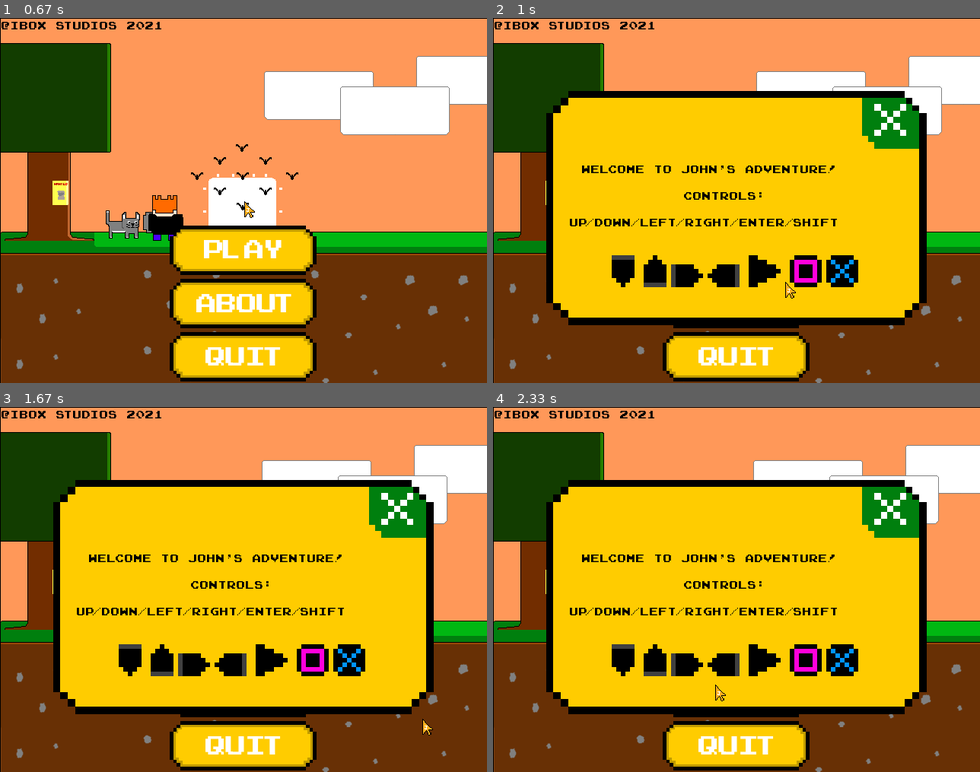
Above: before the commit, frames 1-4 (two rows, left to right).
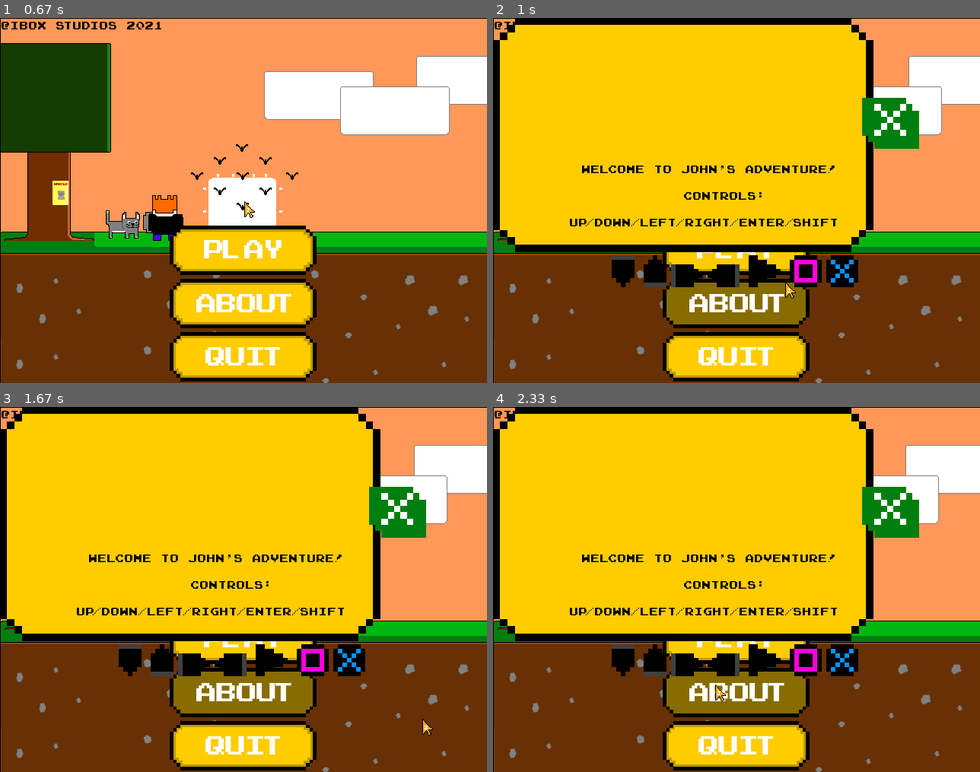
Above: after the commit, the same moments.

Repository: Marios325346/John-sAdventure
Game: pygame game, started from John-s-adventure-/JohnGame/main.py
Same seed, same stepped clock (60 frames per second), same inputs: the game is played once before the commit and once after it.
Inputs (mouse positions are in pixels of both pictures, inside the frame that each line leads up to):
- Up to frame 1 (0.67 s): click (243, 200) at 0.38 s
- Up to frame 2 (1 s): click (785, 280) at 0.72 s
- Up to frame 3 (1.67 s): click (92, 534) at 1.05 s; click (423, 717) at 1.38 s
- Up to frame 4 (2.33 s): click (746, 465) at 1.72 s; click (712, 684) at 2.05 s

Frame 1 is identical in both runs. In frame 2, 38% of the frame differs, in the area x 0-90%, y 0-85%; in frame 3, 38%; in frame 4, 38%.

Commit message:
ver 0.5 Stable

Diff:
--- a/John-s-adventure-/JohnGame/main.py
+++ b/John-s-adventure-/JohnGame/main.py
@@ -30,7 +30,6 @@
 aboutButton.center = (320, 375)
 aboutUI = pygame.image.load('data/ui/about_screen.png')
 aboutRect = aboutUI.get_rect()
-aboutRect.center = (320, 250)
 catalogImg = pygame.image.load('data/ui/catalog_bubble.png')
 blacksmithImg = pygame.image.load('data/npc/blacksmith_shop.png')
 blacksmithRect = blacksmithImg.get_rect()
Binary file removed: John-s-adventure-/JohnGame/data/ui/controller.png
Binary file removed: John-s-adventure-/JohnGame/logo.ico
Not shown, removed: John-s-adventure-/JohnGame/data/sound/Hit.wav
